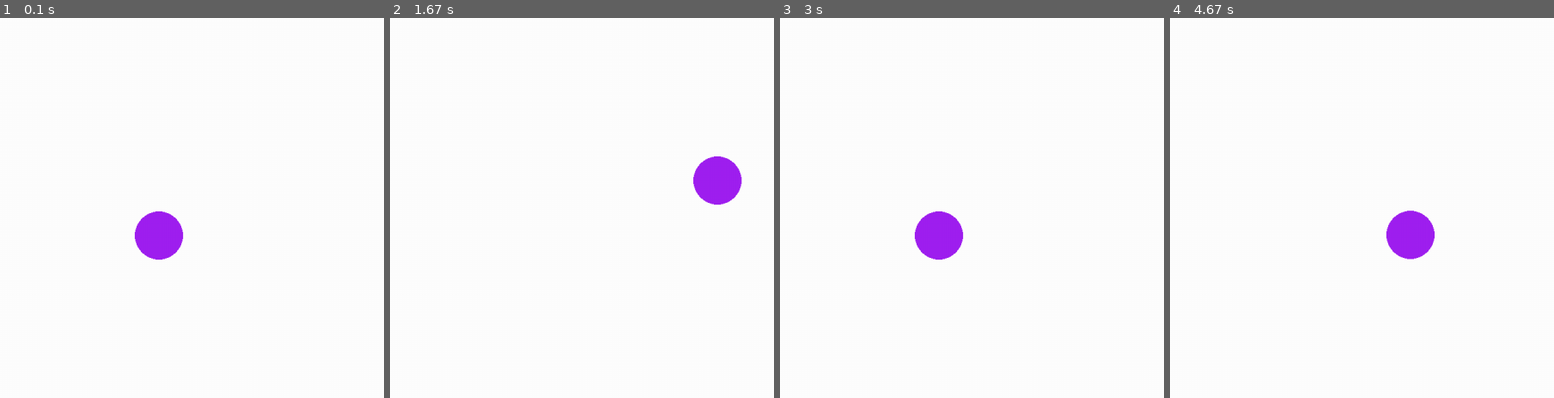
Above: before the commit, frames 1-4 (left to right).
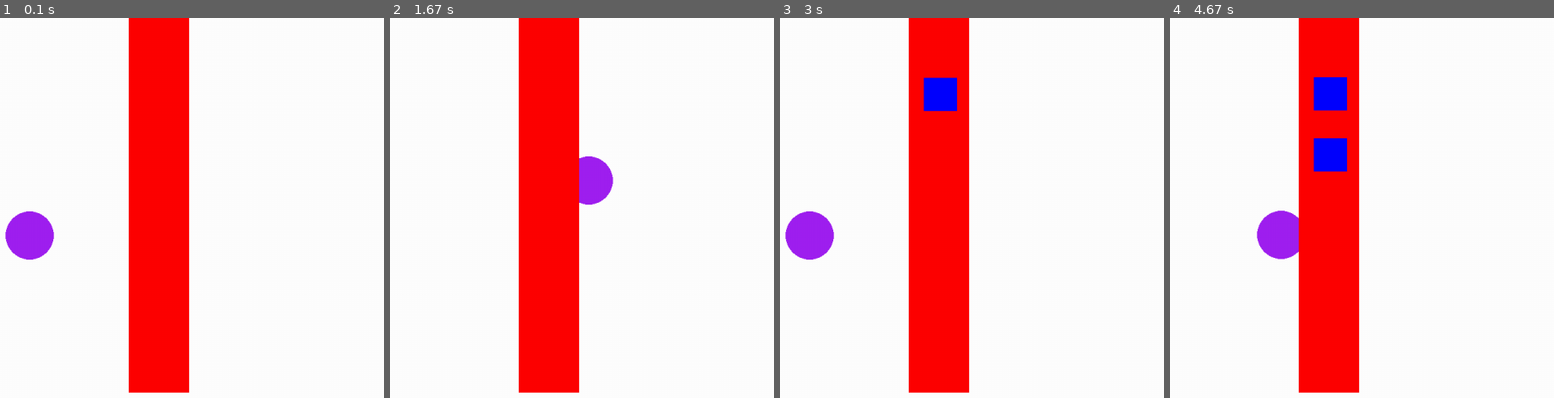
Above: after the commit, the same moments.

Repository: michlima/pygame-project
Game: pygame game, started from main.py
The game is run twice, just before and just after one commit, with the same random seed, the same clock (stepped at 60 frames per second) and the same inputs.
Inputs:
- Up to frame 1 (0.1 s): no input
- Up to frame 2 (1.67 s): hold D 0.33-0.8 s; hold W 0.83-1.13 s; hold D 1.17-1.63 s
- Up to frame 3 (3 s): hold A 1.67-2.2 s; hold S 2.23-2.53 s; hold A 2.57-2.97 s
- Up to frame 4 (4.67 s): hold W 3-3.37 s; hold D 3.4-4.03 s; hold S 4.07-4.43 s; hold A from 4.47 s (still down)

The runs differ from the first frame. In frame 1, 17% of the frame differs, in the area x 1-50%, y 0-99%; in frame 2, 18%; in frame 3, 17%; in frame 4, 18%, in the area x 22-69%, y 0-99%.

Commit message:
draw boxes on conveyer

Diff:
--- a/main.py
+++ b/main.py
@@ -1,15 +1,34 @@
 import pygame
+import random
+
+def drawConveyer(screen):
+    return pygame.draw.rect(screen, "red", pygame.Rect(screen.get_width() / 2 - 50, 0, 100, screen.get_height() - 100))
+
+def conveyBoxes(queuedBoxes, screen):
+    conveyerVelocity = pygame.math.Vector2(1, 1)
+    for box in queuedBoxes:
+        if len(queuedBoxes) < 7:
+            box["rect"].y += int(conveyerVelocity.y)
+        # draw boxes on scree
+        pygame.draw.rect(screen,"blue", box["rect"])
 
 def main():
     pygame.init()
     screen = pygame.display.set_mode((1280, 720))
     clock = pygame.time.Clock()
-    running = True
-    dt = 0
+    dt,count, running, queuedBoxes = 0 , 100, True, []
+    player_pos = pygame.Vector2(screen.get_width() / 3, screen.get_height() / 2)
 
-    player_pos = pygame.Vector2(screen.get_width() / 2, screen.get_height() / 2)
+    # while game is running
     while running:
-        # poll for events
+        count +=1
+        ## creates boxes every 100 frames if boxes can fit in conveyer belt
+        if count > 100 and len(queuedBoxes) < 7:
+            count = 0
+            randomPoints = random.randrange(1,5,1)
+            queuedBoxes.append({"rect": pygame.Rect(screen.get_width() / 2 - 25, 20, 55, 55), "points": randomPoints})
+            print("draw")
+
         # pygame.QUIT event means the user clicked X to close your window
         for event in pygame.event.get():
             if event.type == pygame.QUIT:
@@ -17,9 +36,17 @@
 
         # fill the screen with a color to wipe away anything from last frame
         screen.fill("white")
-
+        # Draw player position
         pygame.draw.circle(screen, "purple", player_pos, 40)
 
+        ## draw coveyer table
+        drawConveyer(screen)
+
+        # draw and move boxes on conveyer
+        if len(queuedBoxes) > 1:
+            conveyBoxes(queuedBoxes, screen)
+
+        #player movement
         keys = pygame.key.get_pressed()
         if keys[pygame.K_w]:
             player_pos.y -= 300 * dt
@@ -37,7 +64,6 @@
         # dt is delta time in seconds since last frame, used for framerate-
         # independent physics.
         dt = clock.tick(60) / 1000
-
     pygame.quit()
 
 
